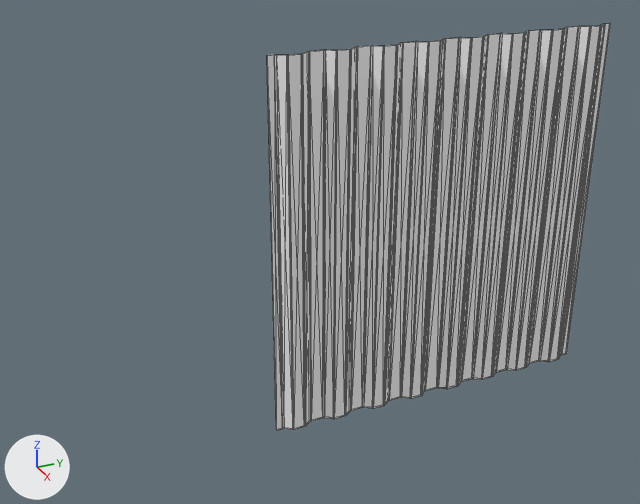
One commit to the glTF model public/models/sprayfoam/10/standard/sprayfoam-back.glb: the scene before it, then after it.
Both versions are drawn from a 50 mm camera at (7.11, -1.49, 3.44) aimed at (2.82, 0.44, 1.29). Lighting does not change. The marker at lower left points along +X, +Y and +Z. Mesh edges are drawn as thin lines. Where no turn or scale is listed for an object, it has been applied to the vertices. Vertices at the same position are counted once.
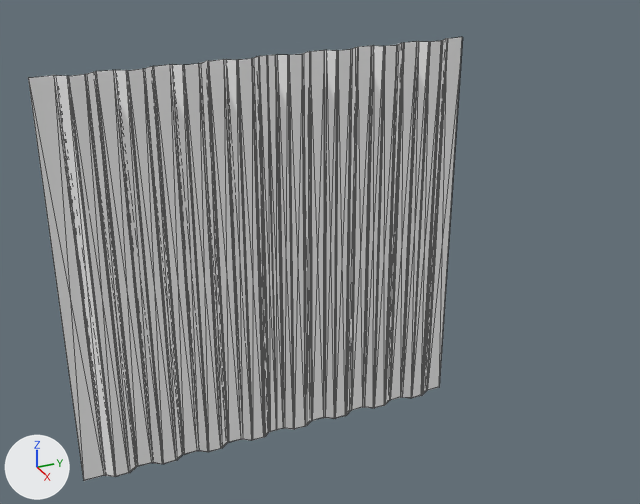
The newer file is also turned or shifted as a whole; pictures and numbers use the older file's frame.

Boxes [x1, y1, x2, y2] around the edits, measured in the pictures (640 x 504 px):
'Mesh_0', reshaped (43% narrower): before [267, 23, 611, 430]; after [267, 37, 463, 430]
'Mesh_1', added: after [28, 55, 277, 481]

The change in detail:
me_mesh_0 is used by ob_mesh_0; location (0.0, 0.0, 0.0).
me_mesh_0 had 264 vertices, 524 faces and spanned x 2.87..2.92, y 0.12..2.33, z 0.17..2.47.
me_mesh_0 now has 136 vertices, 268 faces and spans x 2.87..2.92, y 0.12..1.28, z 0.17..2.47.
Part 1, on me_mesh_0:
154 vertices are removed from x 2.87..2.92, y 0.16..2.33, z 0.17..2.47.
398 faces are deleted.
10 vertices move within x 2.91..2.92, y 0.3..1.13, z 0.17..2.47.
26 vertices are added at x 2.87..2.92, y 0.17..1.28, z 0.17..2.47.
142 new faces join them.
Mesh me_mesh_1 is new.
It has 136 vertices, 268 faces and spans x 2.91..2.96, y 0.05..1.22, z 0.17..2.47.
It uses material mat_material_0 (white #fdfdfd).
Object 'Mesh_1' (ob_mesh_1) is new; it shows me_mesh_1.
Its location is (-0.037, -1.1, 0.0).
